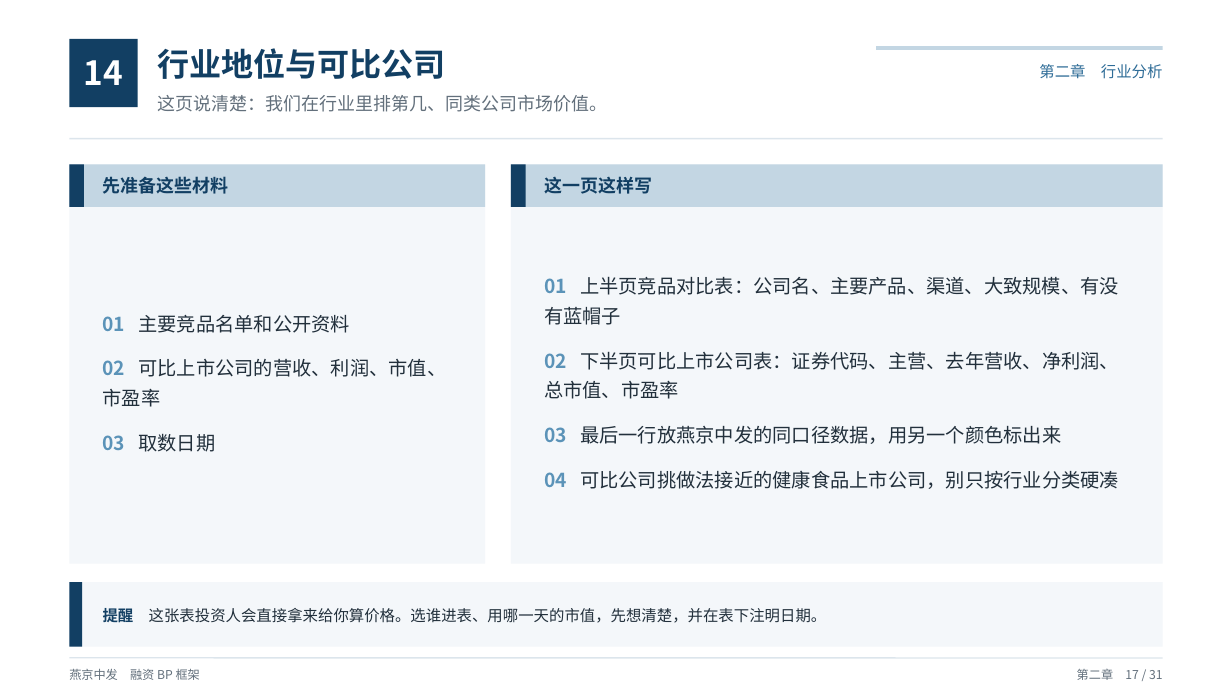
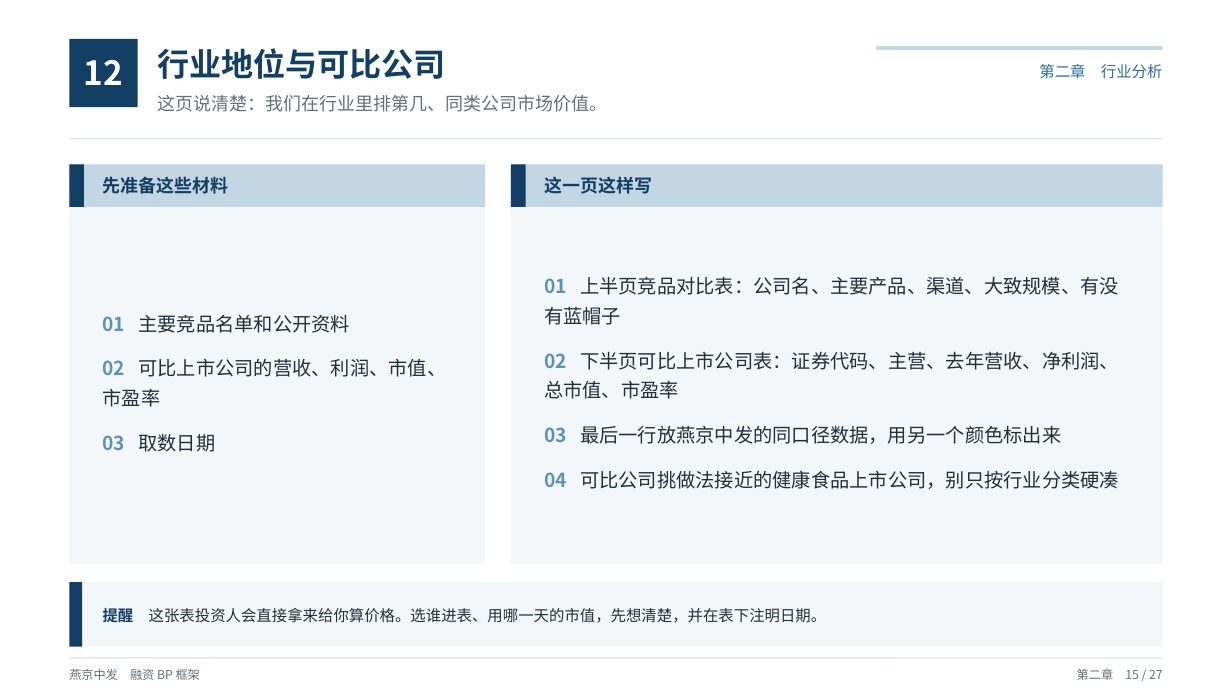
Before and after one commit to xid013-ux/JXD, a slide deck: slide 16 of output/BP框架/燕京中发融资BP框架（教学版）.pptx (slide 18 before the commit). Drawn at 1232x693 pixels with LibreOffice and Linux fonts; fonts in the diff are those of the drawing. Boxes give left, top, right and bottom in pixels: in the first picture for what was removed or moved away, otherwise in the second. Text is boxed around its words. In the diff, an @@ line names an element or a change of style, - is before the commit and + after.

```diff
--- a/output/BP框架/燕京中发融资BP框架（教学版）.pptx
+++ b/output/BP框架/燕京中发融资BP框架（教学版）.pptx
@@ text at (84,60,123,85): text changed @@
-14
+12
@@ text at (1077,669,1162,680): text changed @@
-第二章 17 / 31
+第二章 15 / 27
```
Also in this commit, not shown: 27 other slides changed, 4 slides removed, 5 other files.
